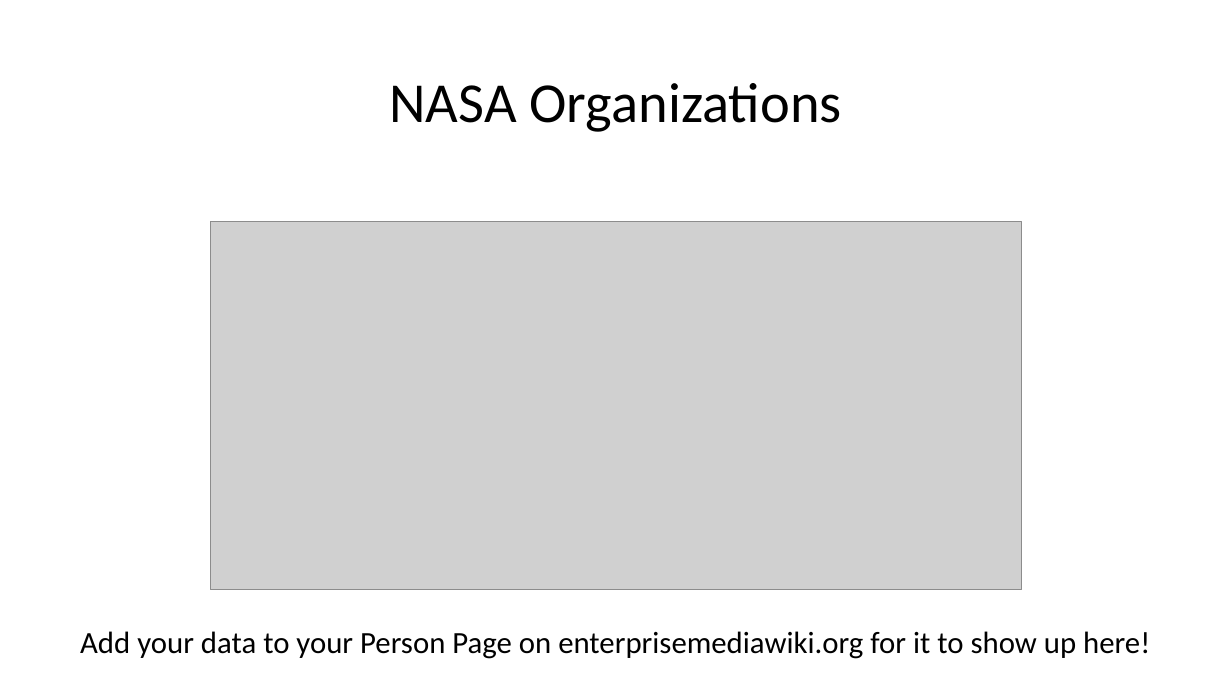
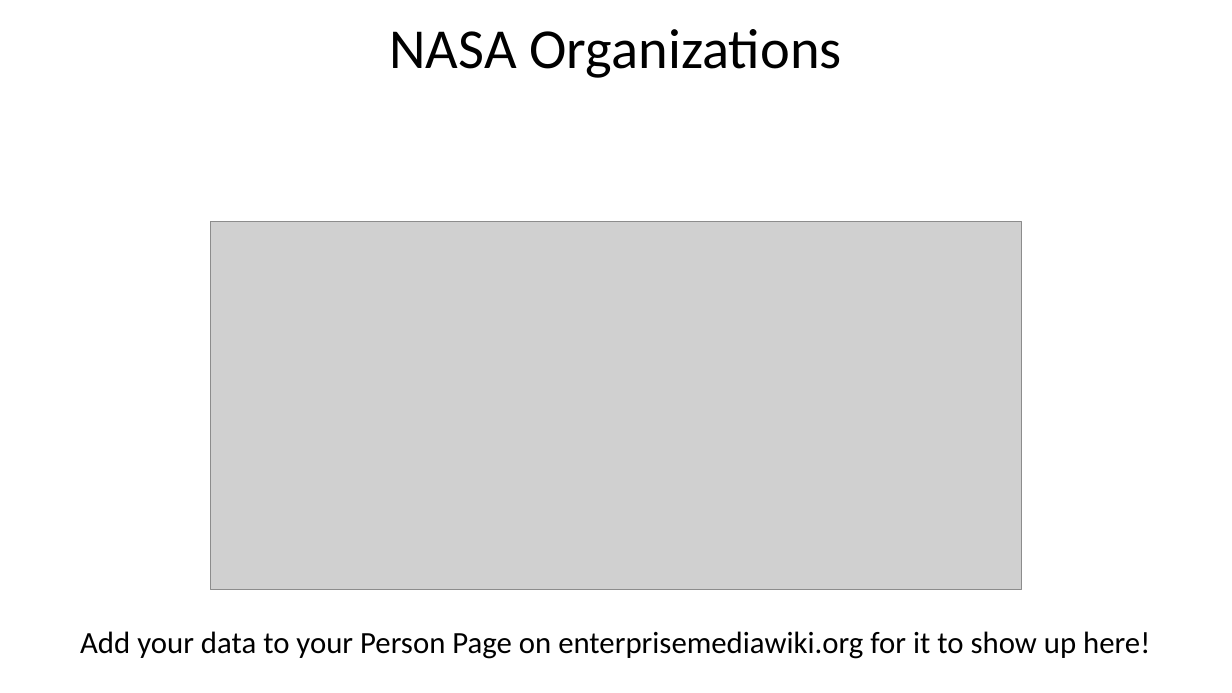
Before and after one commit to enterprisemediawiki/Conference, a slide deck: slide 8 of Screensaver for Conference.pptx. Drawn at 1232x693 pixels with LibreOffice and Linux fonts; fonts in the diff are those of the drawing; grey boxes stand for pictures. Boxes give left, top, right and bottom in pixels: in the first picture for what was removed or moved away, otherwise in the second. Text is boxed around its words. In the diff, an @@ line names an element or a change of style, - is before the commit and + after.

```diff
--- a/Screensaver for Conference.pptx
+++ b/Screensaver for Conference.pptx
@@ title "NASA Organizations": place and size @@
-title "NASA Organizations" at [390,83,842,132]
+title "NASA Organizations" at [390,29,842,78]
```
Also in this commit, not shown: 10 other slides changed, 11 other files.
